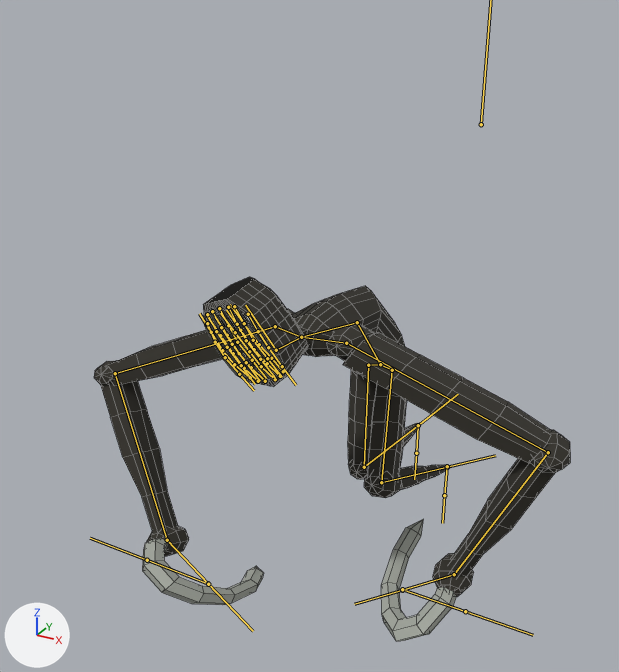
A saved change to the FBX model Assets/Models/fear.fbx.
Before and after are seen from a 50 mm lens placed at (1.5, -3.45, 2.44), pointed at (-0.1, -0.53, 0.98). The lights are fixed; the arrows at lower left show +X, +Y and +Z. Both versions are drawn at frame 41 of the action 'Armature|Walk'; the numbers are the values there. The bones that bend it are drawn over the model as lines. Mesh edges are drawn as thin lines.
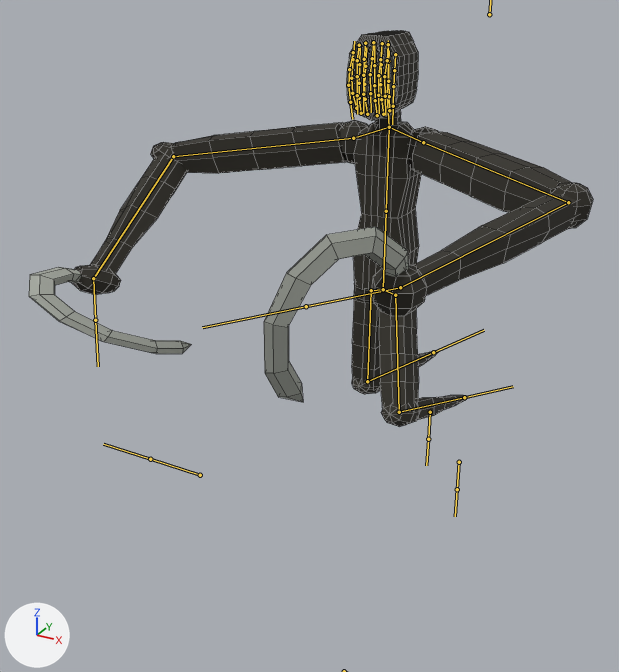
Changed parts and their boxes (x1, y1, x2, y2) in the pictures (619 x 672 px):
```json
{"object": "Torus.002", "change": "posed", "before": [94, 277, 570, 642], "after": [29, 31, 593, 427], "on screen": "18% wider, 8% taller"}
{"bone": "LowerBody", "before": "(380, 364) to (357, 322)", "after": "(383, 289) to (386, 211)"}
{"bone": "UpperBody", "before": "(357, 322) to (301, 337)", "after": "(386, 211) to (389, 127)"}
{"bone": "Head", "before": "(276, 350) to (245, 305)", "after": "(387, 95) to (389, 50)"}
{"bone": "Hand1.R", "before": "(275, 326) to (115, 373)", "after": "(353, 138) to (173, 156)"}
{"bone": "Hand2.R", "before": "(115, 373) to (167, 540)", "after": "(173, 156) to (93, 278)"}
{"bone": "Hand3.R", "before": "(167, 540) to (208, 583)", "after": "(93, 278) to (95, 320)"}
{"bone": "Hand1.L", "before": "(346, 343) to (548, 452)", "after": "(423, 142) to (568, 202)"}
{"bone": "Hand2.L", "before": "(548, 452) to (454, 574)", "after": "(568, 202) to (400, 287)"}
{"bone": "Hand3.L", "before": "(454, 574) to (402, 590)", "after": "(400, 287) to (306, 306)"}
{"bone": "Leg1.R", "before": "(368, 365) to (364, 467)", "after": "(371, 290) to (367, 381)"}
{"bone": "Leg2.R", "before": "(364, 467) to (418, 425)", "after": "(367, 381) to (433, 352)"}
{"bone": "Leg1.L", "before": "(392, 370) to (381, 482)", "after": "(395, 295) to (399, 412)"}
{"bone": "Leg2.L", "before": "(381, 482) to (447, 467)", "after": "(399, 412) to (464, 397)"}
```

The change, as JSON lines over the scene's bpy script:
```json
{"block": "bone_bone_001", "where": "bone_bone_001 = bpy.data.objects['Armature'].pose.bones['Bone.001']"}
{"op": "set", "path": "bone_bone_001.location", "old": "(0.0, -1.04, 0.0)", "new": "(0.0, 0.0, 0.0)"}
{"block": "bone_lowerbody", "where": "bone_lowerbody = bpy.data.objects['Armature'].pose.bones['LowerBody']  # child of 'Bone.001'"}
{"op": "set", "path": "bone_lowerbody.rotation_quaternion", "old": "(0.964, 0.0, 0.0, -0.266)", "new": "(1.0, 0.0, 0.0, 0.0)", "note": "degrees (0, 0, -31) -> degrees (0, 0, 0)"}
{"block": "bone_upperbody", "where": "bone_upperbody = bpy.data.objects['Armature'].pose.bones['UpperBody']  # child of 'LowerBody'"}
{"op": "set", "path": "bone_upperbody.rotation_quaternion", "old": "(0.94, 0.0, 0.0, -0.342)", "new": "(1.0, 0.0, 0.0, 0.0)", "note": "degrees (0, 0, -40) -> degrees (0, 0, 0)"}
{"block": "bone_head", "where": "bone_head = bpy.data.objects['Armature'].pose.bones['Head']  # child of 'Neck'"}
{"op": "set", "path": "bone_head.rotation_quaternion", "old": "(0.802, 0.161, 0.182, 0.546)", "new": "(1.0, 0.0, 0.0, 0.0)", "note": "degrees (27, 7, 70) -> degrees (0, 0, 0)"}
{"block": "bone_hand1_r", "where": "bone_hand1_r = bpy.data.objects['Armature'].pose.bones['Hand1.R']  # child of 'Shoulder.R'"}
{"op": "set", "path": "bone_hand1_r.rotation_quaternion", "old": "(0.958, -0.013, -0.017, -0.286)", "new": "(0.987, 0.098, -0.012, -0.123)", "note": "degrees (-1, -2, -33) -> degrees (11, 0, -14)"}
{"block": "bone_hand2_r", "where": "bone_hand2_r = bpy.data.objects['Armature'].pose.bones['Hand2.R']  # child of 'Hand1.R'"}
{"op": "set", "path": "bone_hand2_r.rotation_quaternion", "old": "(0.702, -0.11, 0.0, -0.704)", "new": "(0.754, 0.336, 0.003, -0.565)", "note": "degrees (-9, -9, -89) -> degrees (33, 23, -67)"}
{"block": "bone_hand3_r", "where": "bone_hand3_r = bpy.data.objects['Armature'].pose.bones['Hand3.R']  # child of 'Hand2.R'"}
{"op": "set", "path": "bone_hand3_r.rotation_quaternion", "old": "(0.97, -0.039, -0.024, -0.239)", "new": "(0.972, 0.119, -0.024, -0.203)", "note": "degrees (-4, -4, -28) -> degrees (14, 0, -24)"}
{"block": "bone_hand1_l", "where": "bone_hand1_l = bpy.data.objects['Armature'].pose.bones['Hand1.L']  # child of 'Shoulder.L'"}
{"op": "set", "path": "bone_hand1_l.rotation_quaternion", "old": "(0.979, -0.059, 0.004, -0.197)", "new": "(0.955, -0.036, 0.004, -0.294)", "note": "degrees (-7, -1, -23) -> degrees (-4, -1, -34)"}
{"block": "bone_hand2_l", "where": "bone_hand2_l = bpy.data.objects['Armature'].pose.bones['Hand2.L']  # child of 'Hand1.L'"}
{"op": "set", "path": "bone_hand2_l.rotation_quaternion", "old": "(0.741, -0.167, 0.003, -0.65)", "new": "(0.817, -0.054, 0.003, -0.575)", "note": "degrees (-15, -12, -81) -> degrees (-5, -3, -70)"}
{"block": "bone_hand3_l", "where": "bone_hand3_l = bpy.data.objects['Armature'].pose.bones['Hand3.L']  # child of 'Hand2.L'"}
{"op": "set", "path": "bone_hand3_l.rotation_quaternion", "old": "(0.971, -0.05, 0.0, -0.233)", "new": "(0.982, -0.01, 0.0, -0.19)", "note": "degrees (-6, -1, -27) -> degrees (-1, 0, -22)"}
{"block": "bone_leg1_r", "where": "bone_leg1_r = bpy.data.objects['Armature'].pose.bones['Leg1.R']  # child of 'UpperLeg.R'"}
{"op": "set", "path": "bone_leg1_r.rotation_quaternion", "old": "(0.849, -0.022, -0.506, -0.151)", "new": "(1.0, -0.001, 0.0, -0.005)", "note": "degrees (13, -60, -28) -> degrees (0, 0, -1)"}
{"block": "bone_leg2_r", "where": "bone_leg2_r = bpy.data.objects['Armature'].pose.bones['Leg2.R']  # child of 'Leg1.R'"}
{"op": "set", "path": "bone_leg2_r.rotation_quaternion", "old": "(0.695, 0.661, -0.143, 0.242)", "new": "(0.792, 0.036, 0.0, 0.609)", "note": "degrees (84, -31, 10) -> degrees (3, -3, 75)"}
{"block": "bone_leg1_l", "where": "bone_leg1_l = bpy.data.objects['Armature'].pose.bones['Leg1.L']  # child of 'UpperLeg.L'"}
{"op": "set", "path": "bone_leg1_l.rotation_quaternion", "old": "(0.872, 0.119, -0.086, -0.467)", "new": "(0.945, 0.151, 0.001, -0.29)", "note": "degrees (17, -2, -57) -> degrees (17, 5, -33)"}
{"block": "bone_leg2_l", "where": "bone_leg2_l = bpy.data.objects['Armature'].pose.bones['Leg2.L']  # child of 'Leg1.L'"}
{"op": "set", "path": "bone_leg2_l.rotation_quaternion", "old": "(0.553, 0.204, -0.001, 0.808)", "new": "(0.661, 0.015, -0.001, 0.75)", "note": "degrees (14, -19, 109) -> degrees (1, -1, 97)"}
```
